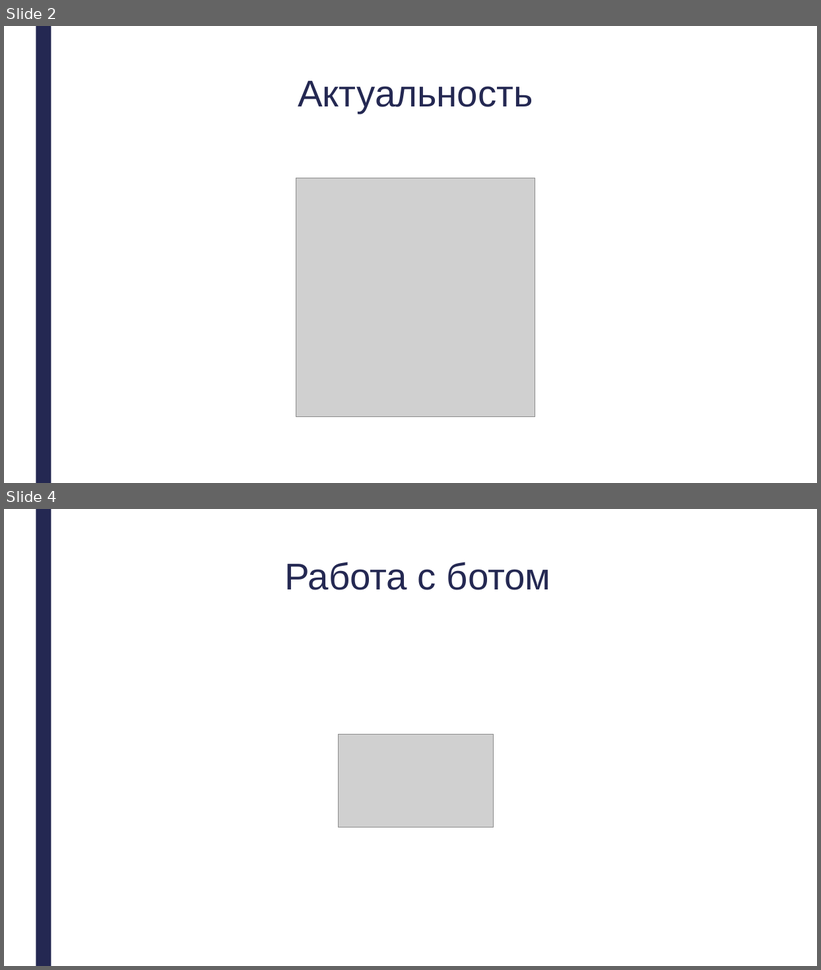
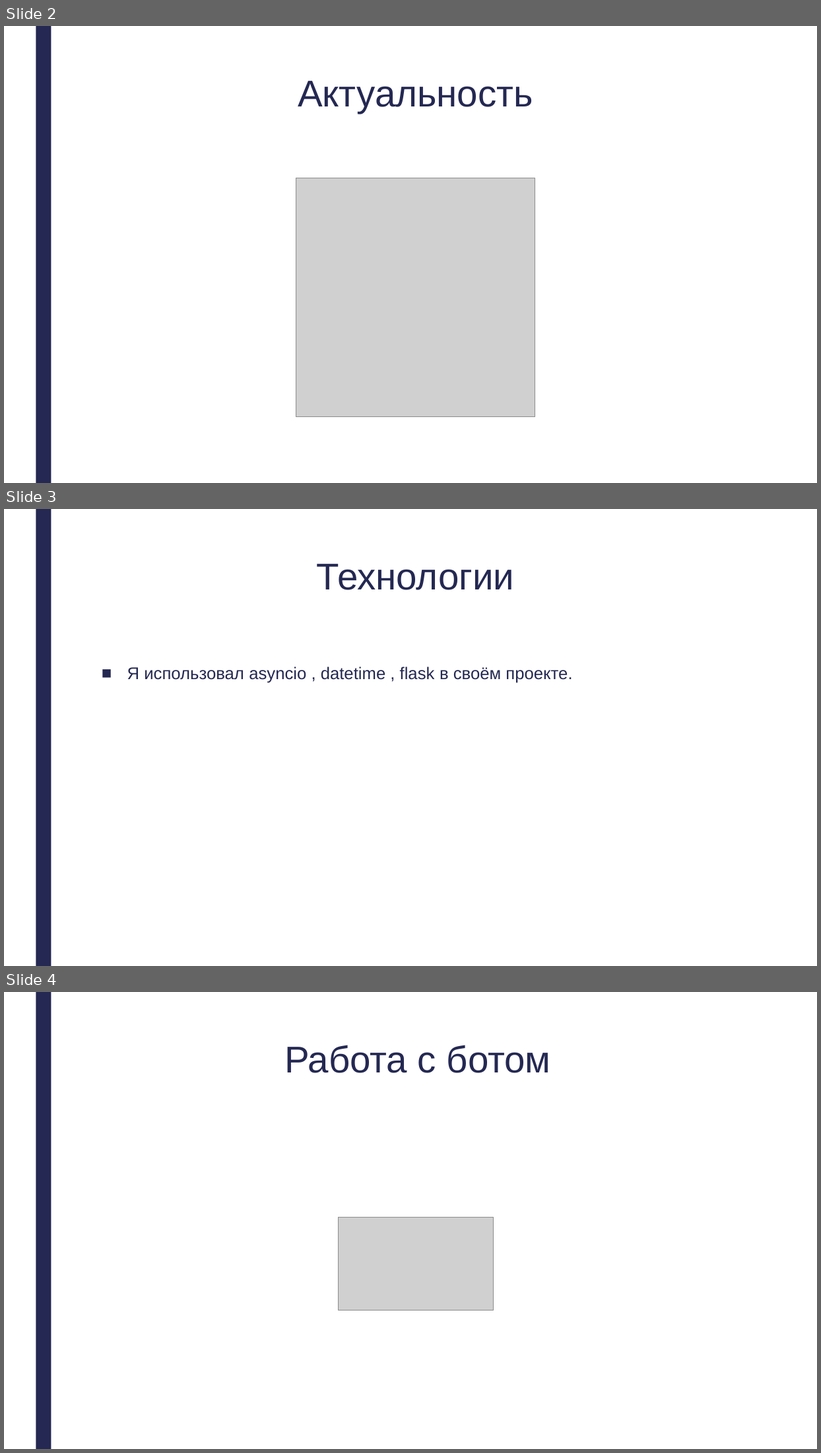
Before and after one commit to misantrhope13/discord_bot, a slide deck: data/Защита проекта/Презентация.pptx. Shown one above the other, each under a label of ours: slides 2 and 4 before the commit, slides 2, 3 and 4 after it; the slides between them are not shown. The pictures are 821x970 and 821x1453 pixels, drawn with LibreOffice and Linux fonts; fonts in the diff are those of the drawing; grey boxes stand for pictures. Boxes give left, top, right and bottom in pixels: in the first picture for what was removed or moved away, otherwise in the second. Text is boxed around its words. In the diff, an @@ line names an element or a change of style, - is before the commit and + after.

```diff
--- a/data/Защита проекта/Презентация.pptx
+++ b/data/Защита проекта/Презентация.pptx
@@ slide 3 added at bbox=[4, 509, 817, 966], background #FFFFFF; not listed: 1 template element that a slide beside it also shows @@
@@ title added at bbox=[317, 564, 515, 590], 44 pt, text #242852 @@
+Технологии
@@ text added at bbox=[127, 667, 572, 683], 20 pt, text #242852 @@
+■ Я использовал asyncio , datetime , flask в своём проекте.
```
Also in this commit, not shown: 3 slides changed, 2 slides removed, 1 other file.
